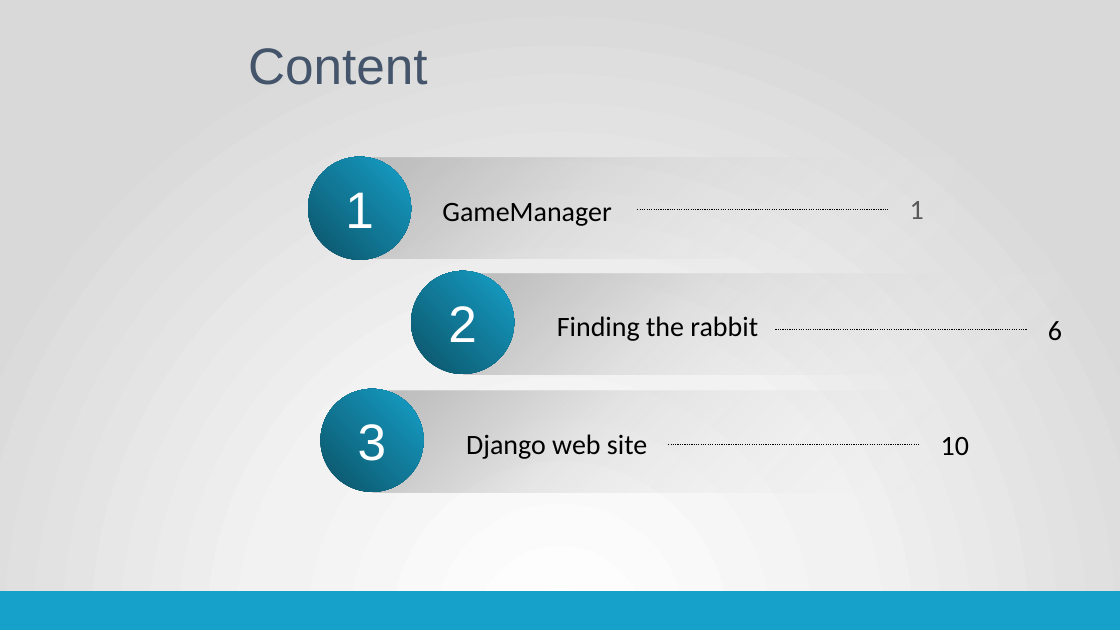
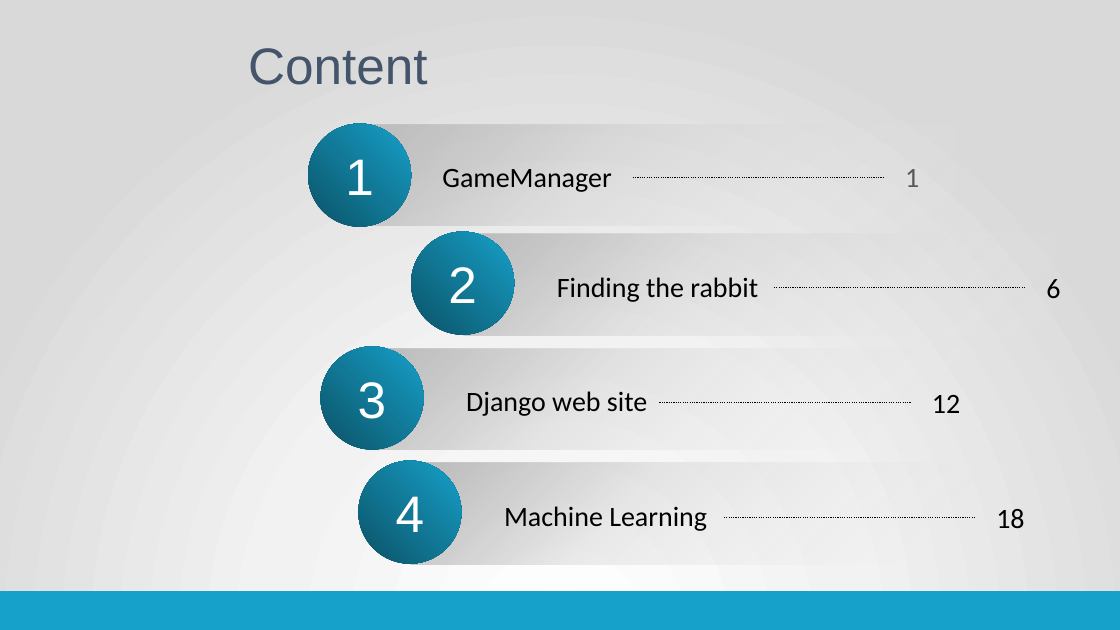
Before and after one commit to korca0220/old_project_store, a slide deck: slide 2 of portfolio/포트폴리오.pptx. Drawn at 1120x630 pixels with LibreOffice and Linux fonts; fonts in the diff are those of the drawing. Boxes give left, top, right and bottom in pixels: in the first picture for what was removed or moved away, otherwise in the second. Text is boxed around its words. In the diff, an @@ line names an element or a change of style, - is before the commit and + after.

```diff
--- a/portfolio/포트폴리오.pptx
+++ b/portfolio/포트폴리오.pptx
@@ 1 text, 1 ellipse, 1 rectangle: place and size @@
-1 text, 1 ellipse, 1 rectangle at [308, 157, 955, 260]
+1 text, 1 ellipse, 1 rectangle at [308, 124, 955, 227]
@@ line moved from (638, 210) - (890, 210) to (633, 177) - (885, 177) @@
@@ text "1": place and size @@
-text "1" at [910, 201, 924, 219]
+text "1" at [905, 169, 919, 187]
@@ 3 texts, 2 rectangles, 1 ellipse, 1 line: place and size @@
-3 texts, 2 rectangles, 1 ellipse, 1 line at [373, 271, 1062, 492]
+3 texts, 2 rectangles, 1 ellipse, 1 line at [373, 232, 1060, 450]
@@ ellipse "3": place and size @@
-ellipse "3" at [321, 389, 424, 492]
+ellipse "3" at [321, 346, 424, 450]
@@ line moved from (669, 444) - (921, 444) to (660, 402) - (912, 402) @@
@@ text at [932, 395, 960, 413]: text changed @@
-10
+12
@@ ellipse added at [359, 460, 462, 564], fill gradient #0B5065 to #117997 to #16A1CA, 44 pt, text #FFFFFF @@
+4
@@ rectangle added at [411, 463, 1005, 565], fill gradient #BFBFBF to #FFFFFF @@
@@ text added at [504, 506, 707, 531], 24 pt, text #000000 @@
+Machine Learning
@@ text added at [996, 509, 1024, 529], 24 pt, text #000000 @@
+18
@@ line added from (724, 518) to (976, 518), #000000 1 pt dashed @@
```
Also in this commit, not shown: 7 other slides changed, 5 slides added, 19 other files.
